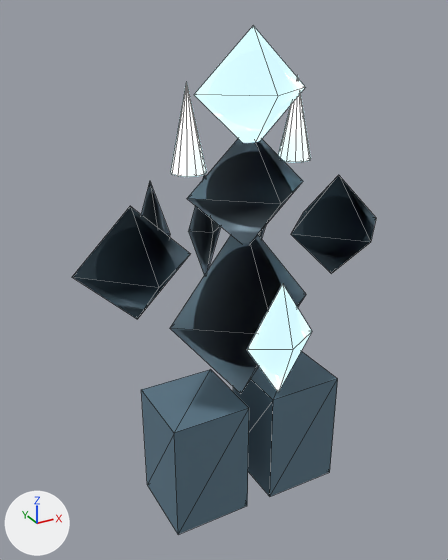
Renders of the glTF model public/assets/3d/bosses/ice-giant.glb from each side of a commit.
The view is the same before and after, from a 50 mm lens placed at (-1.8, -3.04, 3.11), pointed at (-0.09, 0.07, 1.55). Lighting does not change. The marker at lower left points along +X, +Y and +Z. The picture after the commit comes second. Mesh edges are drawn as thin lines.

Objects in the first picture: 'IceCrown', 'backShard0', 'backShard1', 'core', 'head', 'horn-1', 'horn1', 'leftLeg', 'rightLeg', 'shoulder-1', 'shoulder1', 'torso'.
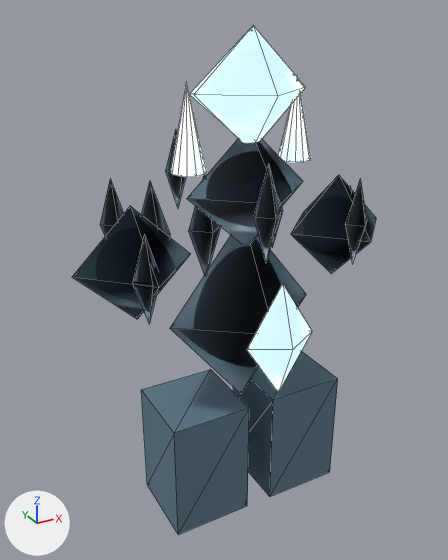
The change in detail:
Object 'IceShard6' (ob_iceshard6) is new; it shows me_octa_1.
Its parent is ob_modelroot.
Its location is (0.499, 0.43, 1.8).
Its scale is (0.16, 0.16, 0.52).
Object 'IceShard5' (ob_iceshard5) is new; it shows me_octa_1.
Its parent is ob_modelroot.
Its location is (-0.178, 0.536, 2.16).
Its scale is (0.16, 0.16, 0.52).
Object 'IceShard4' (ob_iceshard4) is new; it shows me_octa_1.
Its parent is ob_modelroot.
Its location is (-0.721, 0.239, 1.98).
Its scale is (0.16, 0.16, 0.52).
Object 'IceShard3' (ob_iceshard3) is new; it shows me_octa_1.
Its parent is ob_modelroot.
Its location is (-0.721, -0.239, 1.8).
Its scale is (0.16, 0.16, 0.52).
Object 'IceShard2' (ob_iceshard2) is new; it shows me_octa_1.
Its parent is ob_modelroot.
Its location is (-0.178, -0.536, 2.16).
Its scale is (0.16, 0.16, 0.52).
Object 'IceShard1' (ob_iceshard1) is new; it shows me_octa_1.
Its parent is ob_modelroot.
Its location is (0.499, -0.43, 1.98).
Its scale is (0.16, 0.16, 0.52).
Object 'FrostCrown' (ob_frostcrown) is new; it shows me_octa_2.
Its parent is ob_modelroot.
Its location is (0.0, -0.05, 2.7).
Its scale is (0.72, 0.5, 0.62).

Pixel boxes [x1, y1, x2, y2] of what changed, in the pictures (448 x 560 px):
'IceShard2', added: after [254, 164, 281, 262]
'IceShard3', added: after [133, 234, 158, 324]
'IceShard1', added: after [345, 180, 367, 264]
'IceShard4', added: after [100, 179, 124, 236]
'IceShard5', added: after [165, 129, 186, 208]
'FrostCrown', added: after [190, 28, 251, 130]
'IceShard6', added: after [271, 207, 283, 247]
